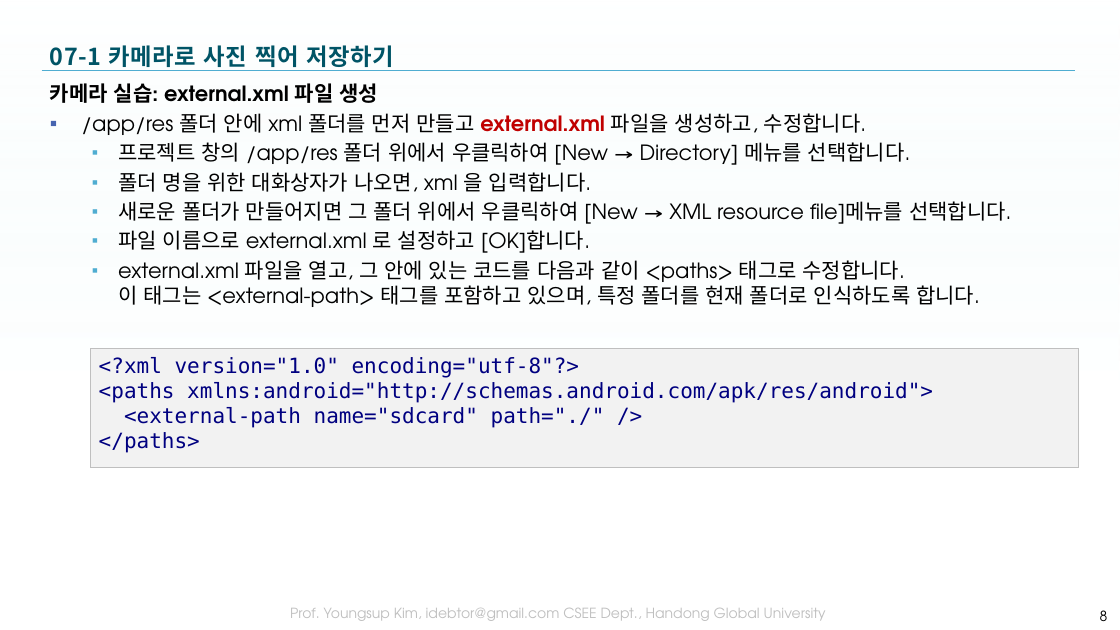
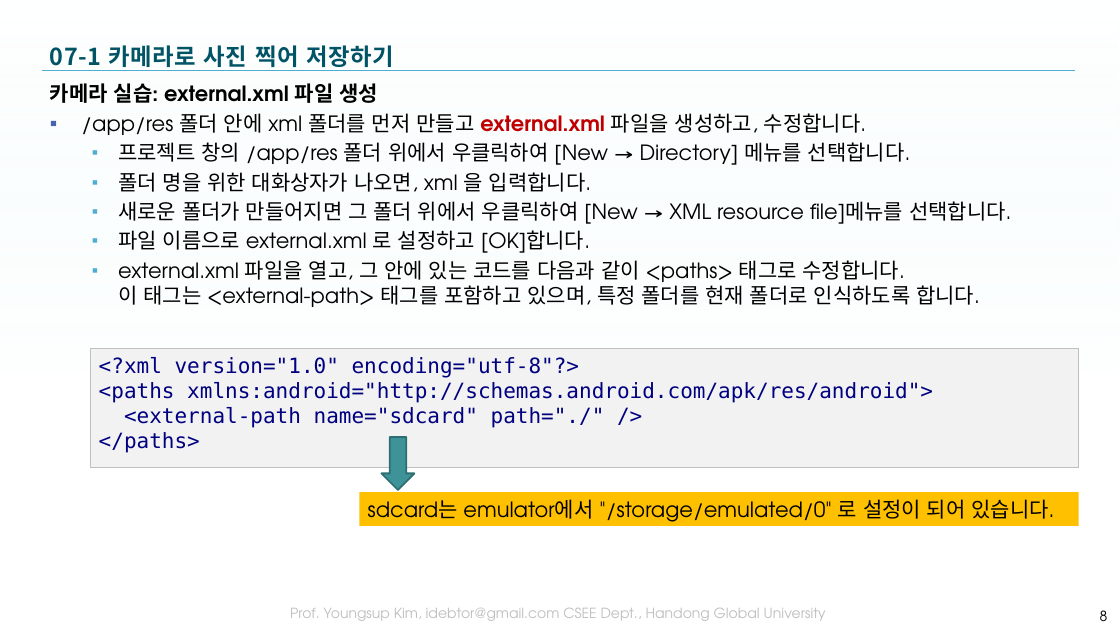
Before and after one commit to tae7841/HuStarAS, a slide deck: slide 8 of ppts/07Mulitmedia.pptx. Drawn at 1120x630 pixels with LibreOffice and Linux fonts; fonts in the diff are those of the drawing; background and template pictures are left out. Boxes give left, top, right and bottom in pixels: in the first picture for what was removed or moved away, otherwise in the second. Text is boxed around its words. In the diff, an @@ line names an element or a change of style, - is before the commit and + after.

```diff
--- a/ppts/07Mulitmedia.pptx
+++ b/ppts/07Mulitmedia.pptx
@@ down arrow added at bbox=[381, 437, 414, 490], fill #3F949A, outline #2F6D72 1.5 pt @@
@@ rectangle added at bbox=[360, 492, 1079, 526], fill #FFC000, 18 pt, text #000000 @@
+sdcard는 emulator에서 "/storage/emulated/0" 로 설정이 되어 있습니다.
```
Also in this commit, not shown: 1 other slide changed, 1 slide added.
